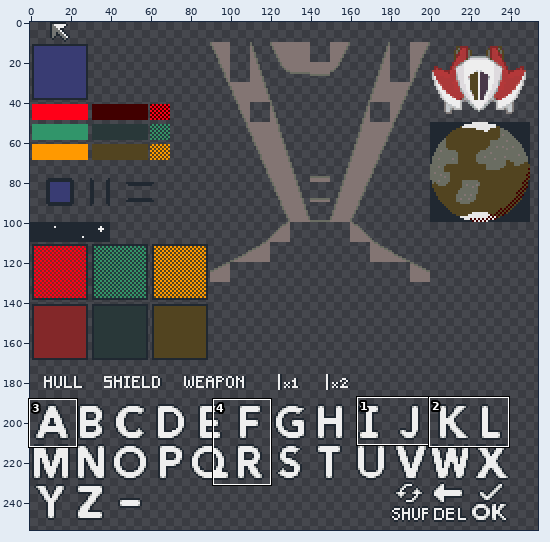
File history of a sprite sheet, cartridge/resources/1_10x10.png. Above, an overview of the earlier version with the close-up marked.
Close-up. Earlier state:
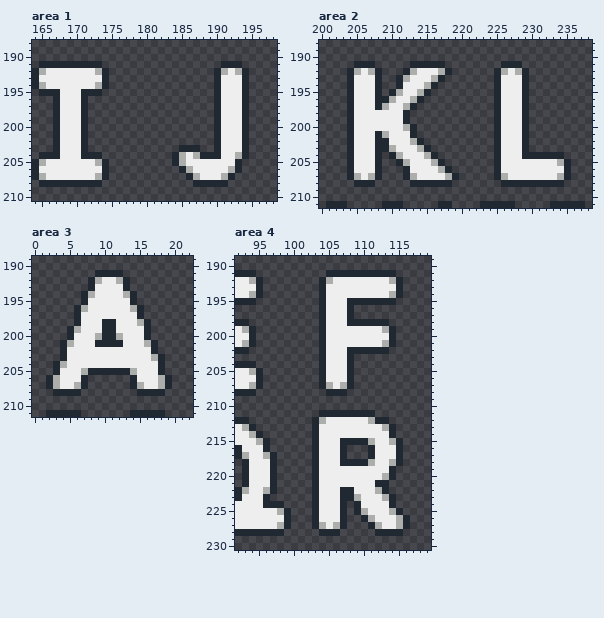
The file is 256x256 pixels. Shown: area 1: x 164..198, y 188..210; area 2: x 200..238, y 188..211; area 3: x 0..22, y 189..211; area 4: x 92..119, y 189..230. The wide view leaves out empty margins. The commit also changed other parts of the picture, which this record leaves out.
After the commit:
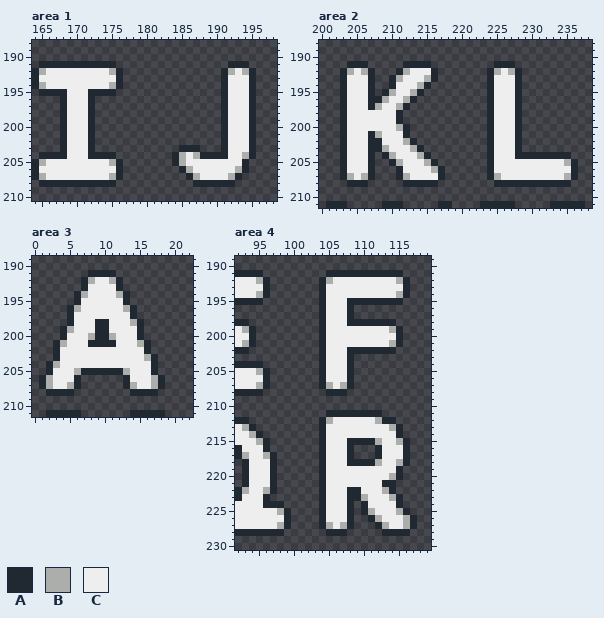
Palette (. is transparent): A #202831  B #acaeac  C #eeeeee
Changes in this commit:
Changed rows in their new state; - is an unchanged pixel.
Area 1:
first column x 167:
191 -------AA---------------.--A-
192 ------CCBA-------------.ABCBA
193 -------CCA-------------.A--CA
194 ------CCBA-------------.A--CA
195 -A--C--AA--------------.A--CA
196 .A--CA-----------------.A--CA
197 .A--CA-----------------.A--CA
198 .A--CA-----------------.A--CA
199 .A--CA-----------------.A--CA
200 .A--CA-----------------.A--CA
201 .A--CA-----------------.A--CA
202 .A--CA-----------------.A--CA
203 .A--CA-----------------.A--CA
204 -A--C--AA---------------A-CBA
205 ------CCBA----------------CA-
206 -------CCA---------------CBA-
207 ------CCBA--------------CBA--
208 -------AA----------------A---
Area 2:
first column x 203:
191 -A--.----A---..-------A--.--------
192 ABCBA.--ABC--A..-----ABCBA.-------
193 AC--A.-ABC--BA.------AC--A.-------
194 AC--A.-AC--BA.-------AC--A.-------
195 AC--A.ABC-BA.--------AC--A.-------
196 AC--A-BC-BA.---------AC--A.-------
197 AC--ABC-BA.----------AC--A.-------
198 AC------A.-----------AC--A.-------
199 AC------A.-----------AC--A.-------
200 AC------BA.----------AC--A.-------
201 AC--ABC--A.----------AC--A.-------
202 AC--A-C--BA.---------AC--A.-------
203 AC--A-BC--BA.--------AC--A.-------
204 AC--A.ABC--BA.-------AC--A------A-
205 AC--A.-ABC--BA.------AC--------CBA
206 AC--A.--AC---BA.-----AC---------CA
207 ABCBA.--ABC---A..----ABC-------CBA
208 -A--.----A----..------A---------A-
Area 3:
first column x 1:
191 -------A---.-------
192 ------ABC-BA.------
193 ------AC---A.------
194 -----ABC---BA.-----
195 -----AC-----A.-----
196 ----ABC-----BA.----
197 ----AC-------A.----
198 ----AC--A-C--BA.---
199 ---ABC--A-C---A.---
200 ---AC--BA-BC--A.---
201 --ABC--A---C--BA.--
202 --AC-----------A.--
203 --AC-----------BA.-
204 -ABC------------A.-
205 -AC--BA-----BC--A.-
206 ABC--A.-----AC--BA.
207 ABC-BA.-----ABC-BA.
208 -A---.-------A---.-
Area 4:
first column x 94:
191 -A-------------------A--
192 CBA-----------------CBA-
193 -CA------------------CA-
194 CBA-----------------CBA-
195 -A-------------------A--
198 --------------------A---
199 -------------------CBA--
200 --------------------CA--
201 -------------------CBA--
202 --------------------A---
204 -A----------------------
205 CBA---------------------
206 -CA---------------------
207 CBA---------------------
208 -A----------------------
211 ----------.-------A-----
212 ---------.AB-----CB-A---
213 ---------.A--------CBA--
214 ---------.A---------CA--
215 ---------.A--C---AB-CBA-
216 ---------.A--CA--.A--CA-
217 ---------.A--CA--.A--CA-
218 ---------.A--C---AB-CBA-
219 ---------.A---------CA--
220 ---------.A--------CBA--
221 ---------.A-------C-A---
222 ---------.A--C-A--CBA---
223 ---------.A--C-AB--CBA--
224 ---------.A--CA.A---CA--
225 ---------.A--CA.AB--CBA-
226 ---------.A--CA-.AB--CBA
227 ---------.ABCBA--.AB-CBA
228 ----------.--A----.---A-
